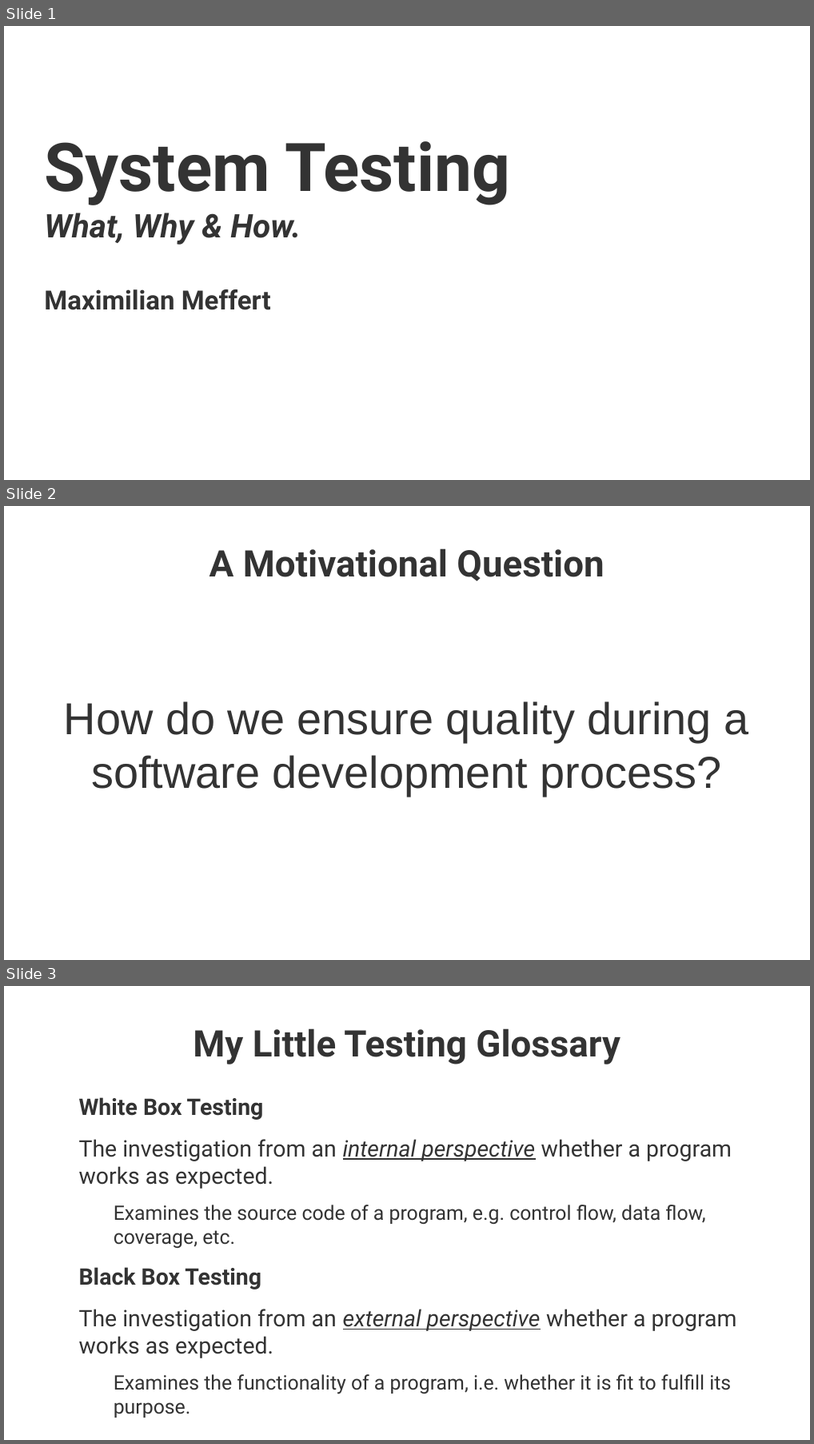
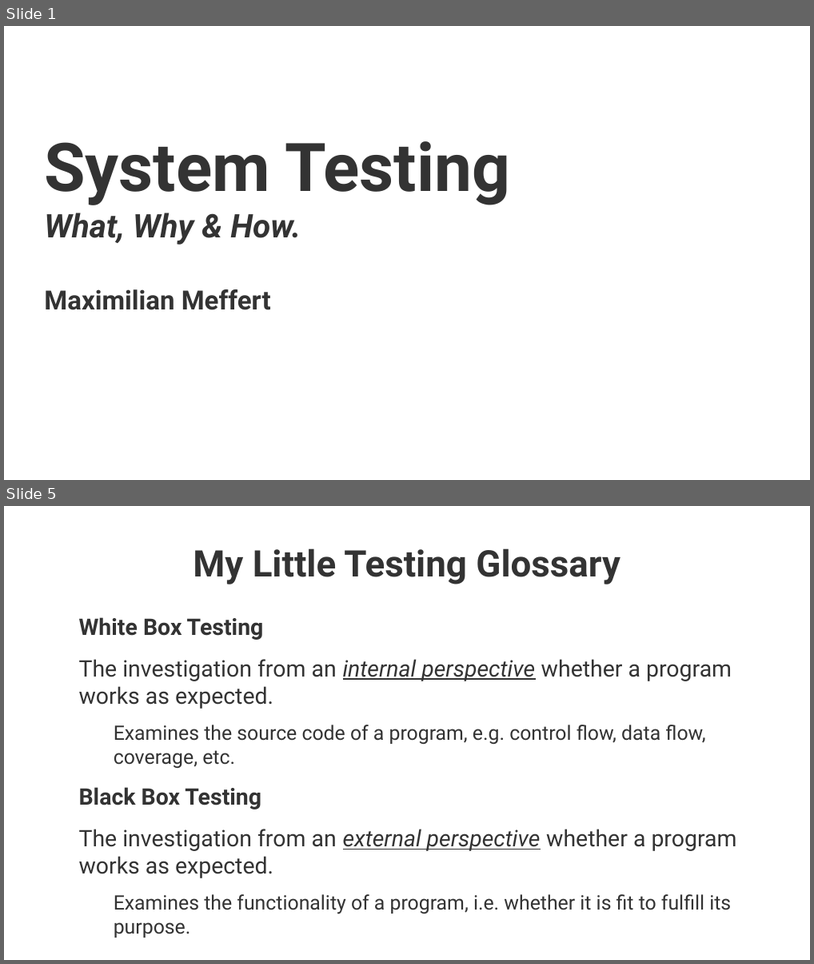
Before and after one commit to maxmeffert/SystemTesting, a slide deck: Presentation/Presentation.odp. Shown one above the other, each under a label of ours: slides 1, 2 and 3 before the commit, slides 1 and 5 after it; the slides between them are not shown. The pictures are 814x1444 and 814x964 pixels, drawn with LibreOffice and Linux fonts; fonts in the diff are those of the drawing; background and template pictures are left out. Boxes give left, top, right and bottom in pixels: in the first picture for what was removed or moved away, otherwise in the second. Text is boxed around its words. In the diff, an @@ line names an element or a change of style, - is before the commit and + after.

```diff
--- a/Presentation/Presentation.odp
+++ b/Presentation/Presentation.odp
@@ slide 2 removed at <box>4,506,810,960</box>, background picture (left out) @@
@@ title removed at <box>210,548,604,581</box> @@
-A Motivational Question
@@ subtitle removed at <box>64,701,749,796</box> @@
-How do we ensure quality during a software development process?
@@ what was slide 3 is now slide 5 @@
```
Also in this commit, not shown: 5 slides changed, 10 slides added, 2 other slides removed, 1 other file.
